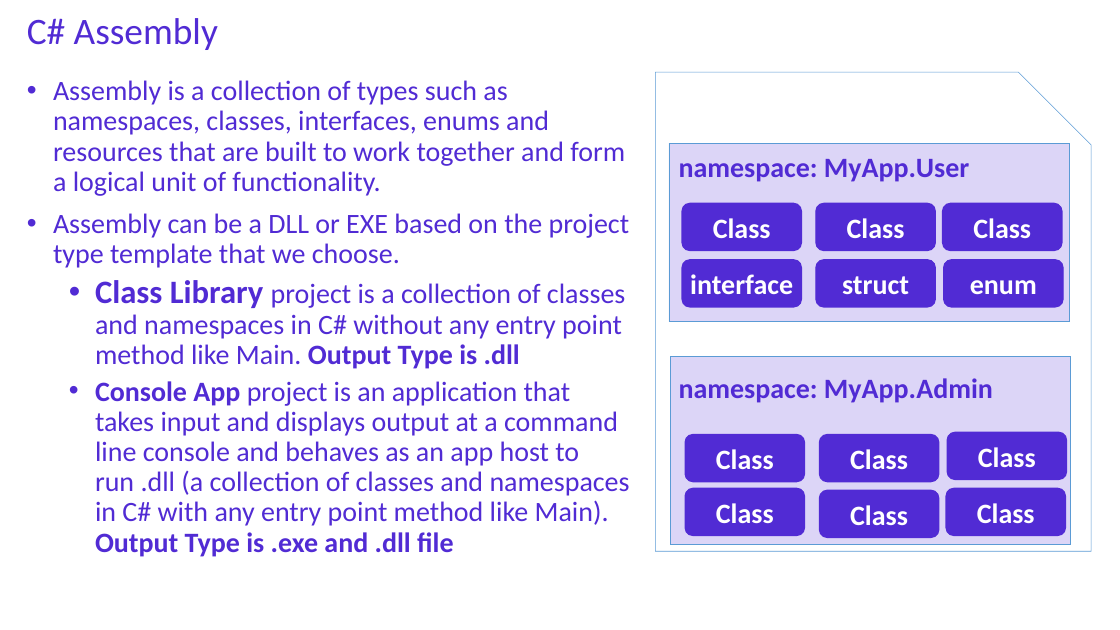
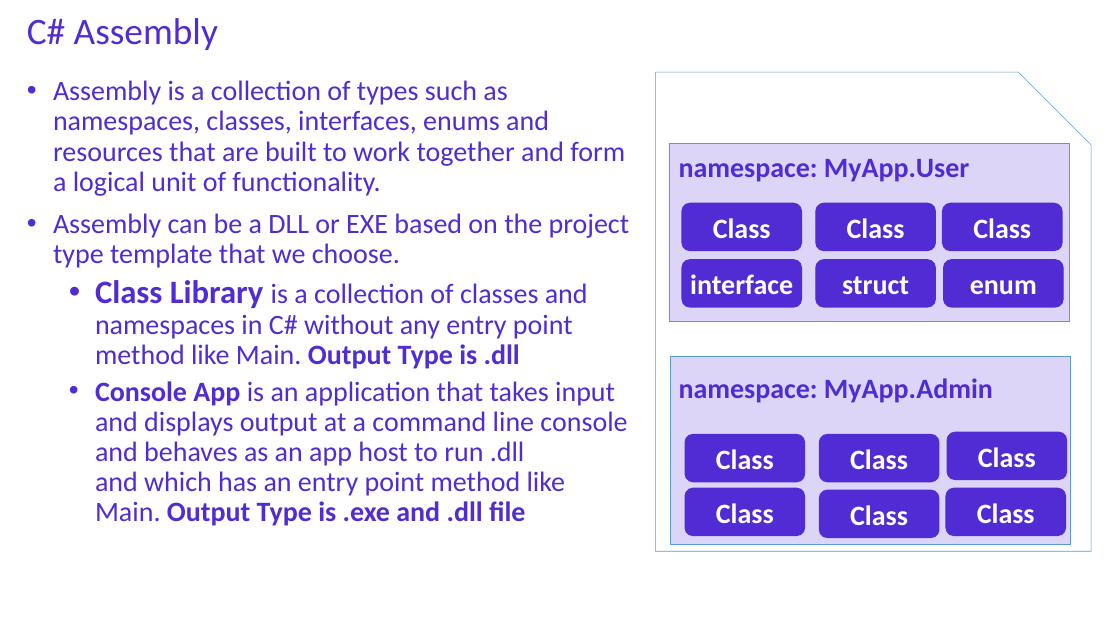
Before and after one commit to NaveenChittimalla/C-Sharp-Fundamentals, a slide deck: slide 21 of docs/C Sharp Programming Language - Fundaments.pptx (slide 22 before the commit). Drawn at 1120x630 pixels with LibreOffice and Linux fonts; fonts in the diff are those of the drawing. Boxes give left, top, right and bottom in pixels: in the first picture for what was removed or moved away, otherwise in the second. Text is boxed around its words. In the diff, an @@ line names an element or a change of style, - is before the commit and + after.

```diff
--- a/docs/C Sharp Programming Language - Fundaments.pptx
+++ b/docs/C Sharp Programming Language - Fundaments.pptx
@@ text at [95,280,627,526]: text changed @@
-  • Class Library project is a collection of classes and namespaces in C# without any entry point method like Main. Output Type is .dll
-  • Console App project is an application that takes input and displays output at a command line console and behaves as an app host to run .dll (a collection of classes and namespaces in C# with any entry point method like Main). Output Type is .exe and .dll file
+  • Class Library is a collection of classes and namespaces in C# without any entry point method like Main. Output Type is .dll
+  • Console App is an application that takes input and displays output at a command line console and behaves as an app host to run .dll and which has an entry point method like Main. Output Type is .exe and .dll file
```
Also in this commit, not shown: 5 other slides changed, 5 slides added, 1 other file.
